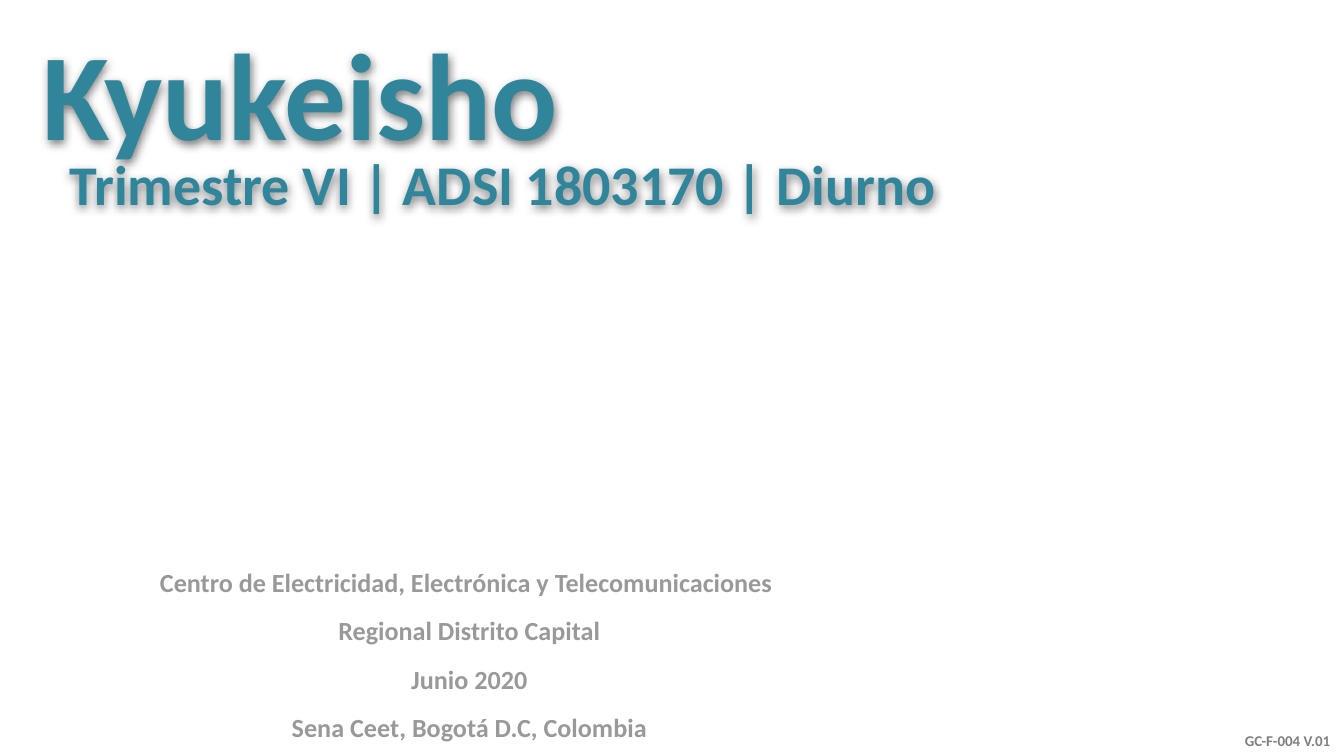
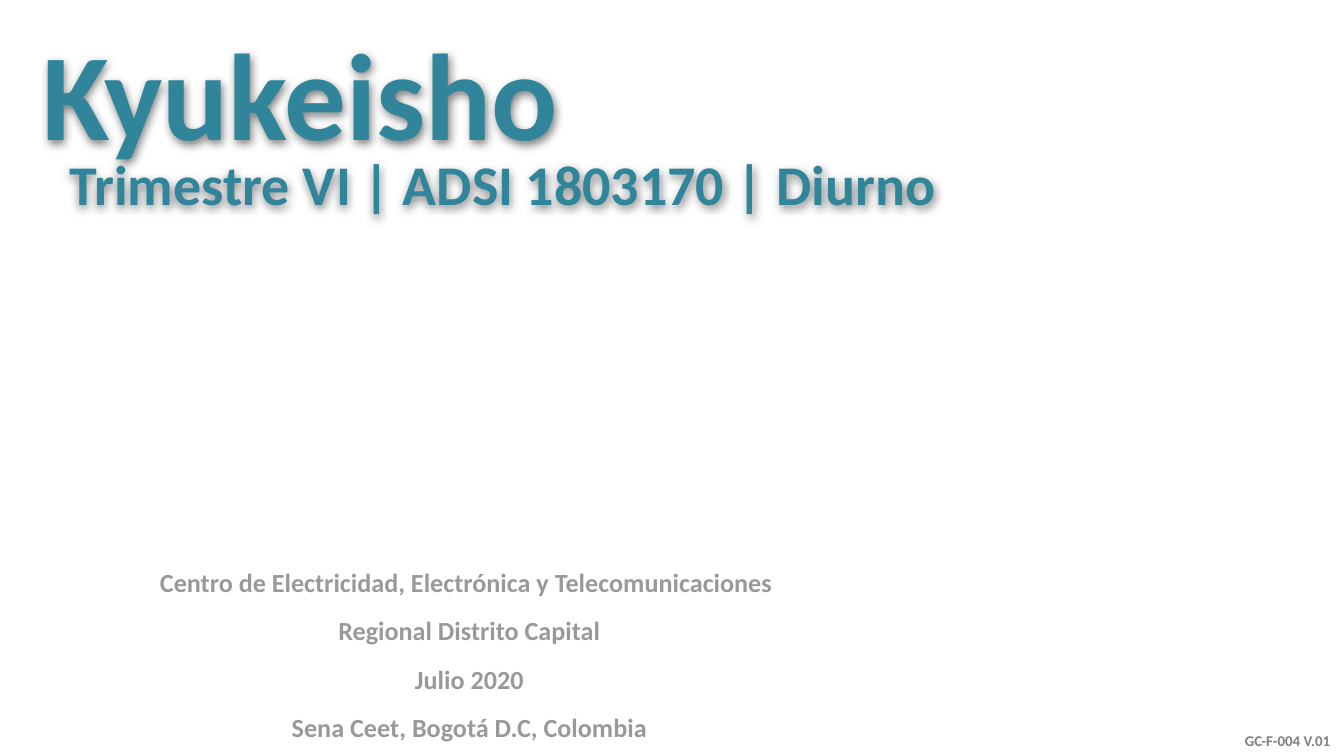
Before and after one commit to senaceet/Kyukeisho_New, a slide deck: slide 1 of Presentación_Proyecto.pptx. Drawn at 1344x756 pixels with LibreOffice and Linux fonts; fonts in the diff are those of the drawing; background and template pictures are left out. Boxes give left, top, right and bottom in pixels: in the first picture for what was removed or moved away, otherwise in the second. Text is boxed around its words. In the diff, an @@ line names an element or a change of style, - is before the commit and + after.

```diff
--- a/Presentación_Proyecto.pptx
+++ b/Presentación_Proyecto.pptx
@@ text at <box>415,671,524,689</box>: text changed @@
-Junio 2020
+Julio 2020
```
Also in this commit, not shown: 2 other slides changed, 4 slides added, 3 slides removed, 5 other files.
